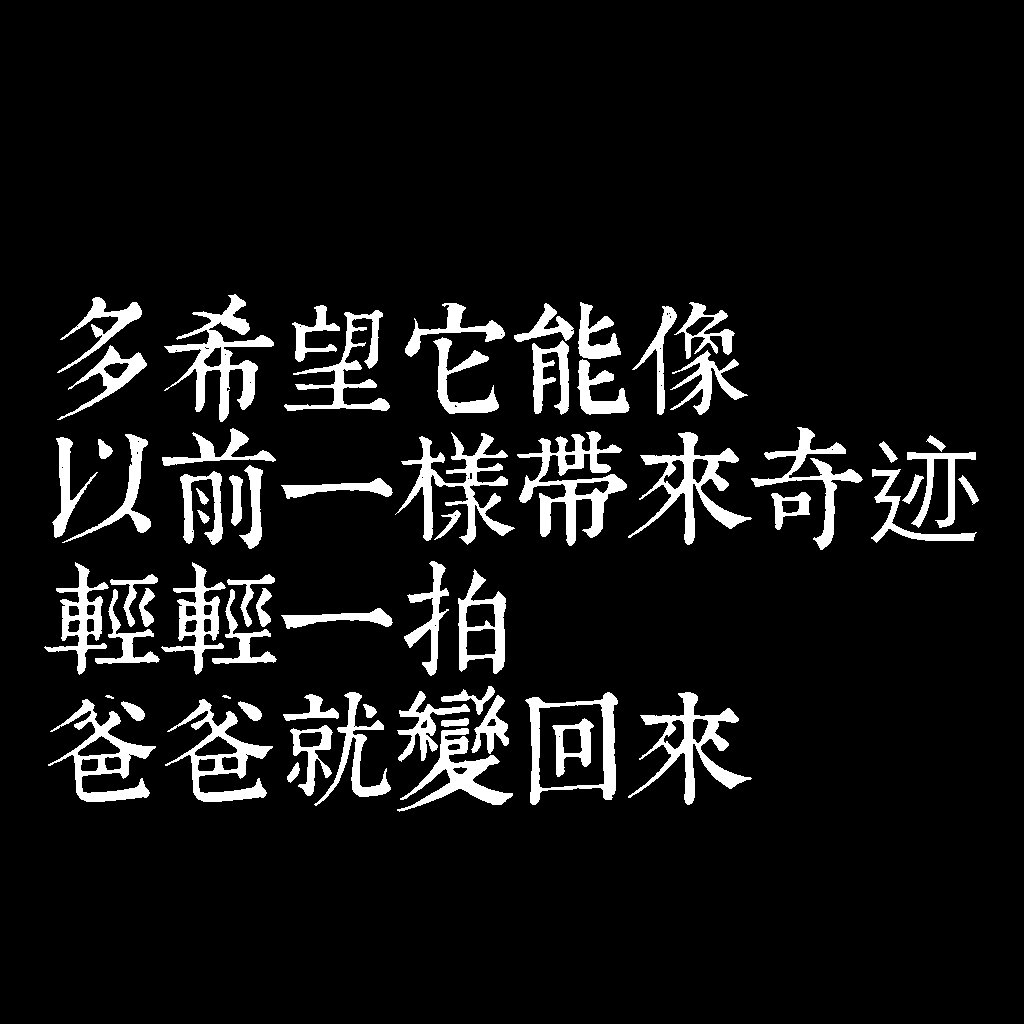
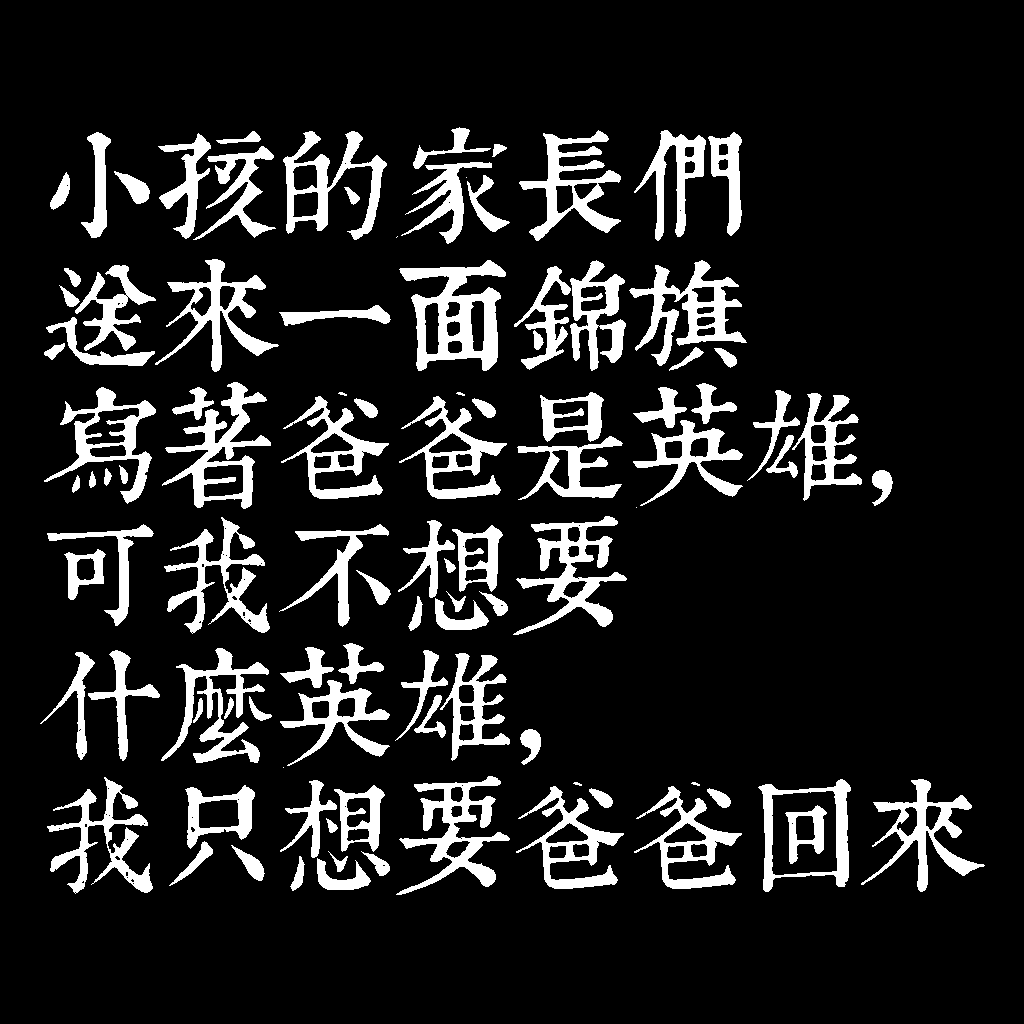
Revision of a layered (1024, 1024) image; what changed, layer by layer:
renamed "多希望它能像 以前一樣帶來奇迹 輕輕一拍 爸爸就變回來" to "小孩的家長們 送來一面錦旗 寫著爸爸是英雄, 可我不想要 什麼英雄， 我只想要爸爸回來", painted on it over [40, 127, 985, 895]
